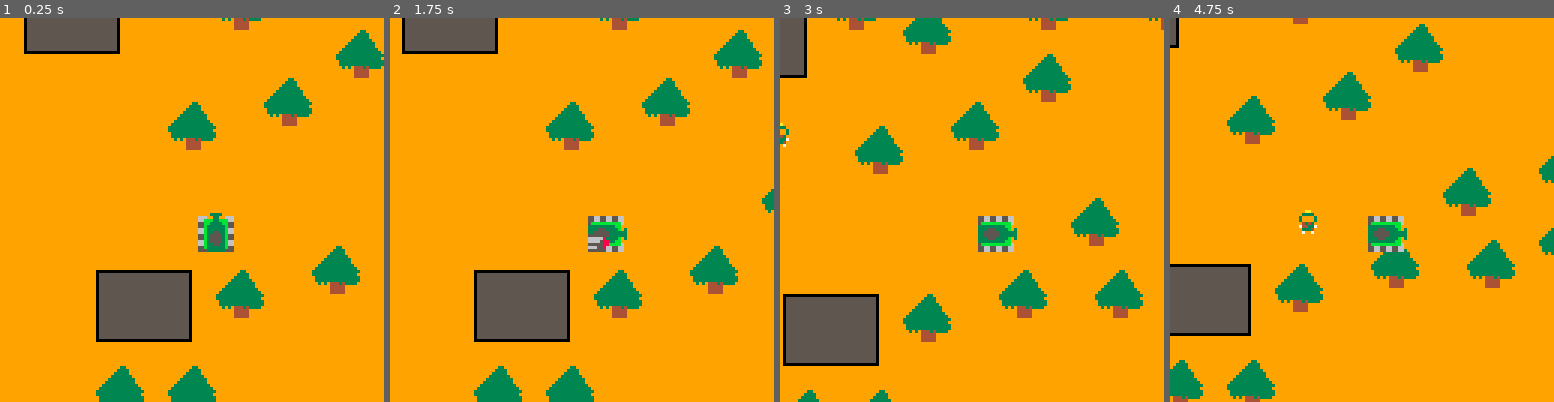
Above: before the commit, frames 1-4 (left to right).
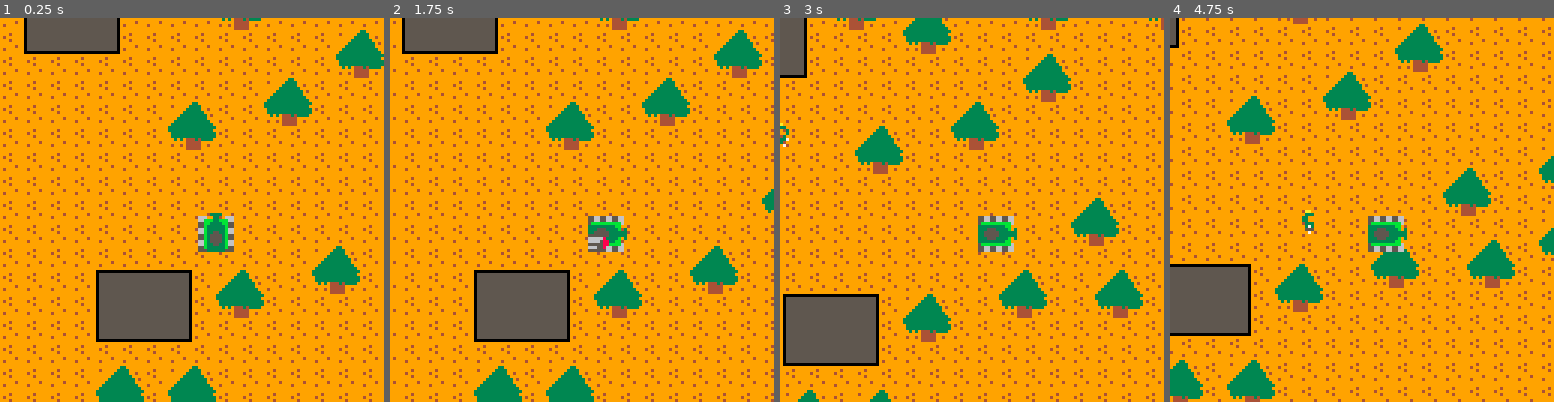
Above: after the commit, the same moments.

Repository: wire8/fly
Game: PICO-8 cartridge tank/tank.p8
The game is run twice, just before and just after one commit, with the same random seed, the same clock (stepped at 60 frames per second) and the same inputs.
Inputs:
- Up to frame 1 (0.25 s): no input
- Up to frame 2 (1.75 s): tap X (X key) at 0.33, 1.07 s; tap O (Z key) at 0.7, 1.7 s; hold Right from 1.6 s (still down)
- Up to frame 3 (3 s): tap X (X key) at 1.85, 2.97 s; release Right at 2.1 s; tap O (Z key) at 2.1, 2.5, 2.9 s; hold Up 2.15-2.42 s; hold Right from 2.47 s (still down)
- Up to frame 4 (4.75 s): release Right at 3.03 s; hold Left 3.08-3.58 s; tap O (Z key) every 0.4 s from 3.3 to 4.5 s; hold Down 3.63-3.97 s; hold Right 4.02-4.68 s; tap X (X key) at 4.08 s; hold Up from 4.73 s (still down)

The runs differ from the first frame. In frame 1, 6.6% of the frame differs, in the area x 0-100%, y 0-100%; in frame 2, 6.6%; in frame 3, 6.6%; in frame 4, 6.8%.

Commit message:
Feat: Add sfx, improve assets

Diff:
--- a/tank/tank.p8
+++ b/tank/tank.p8
@@ -113,19 +113,31 @@
 
 function draw_enemy()
   if (enemy.alive) then
+   if (enemy.direction==top) then
+    spr(112,enemy.x,enemy.y)
+   elseif (enemy.direction==bottom) then
     spr(enemy.sprite,enemy.x,enemy.y)
+   elseif (enemy.direction==left) then
+    spr(80,enemy.x,enemy.y)
+   elseif (enemy.direction==right) then
+    spr(96,enemy.x,enemy.y)
+   end
   end
 end
 
 function move_player()
   if (not player.alive) return
   if (btn(left)) then
+    sfx(0, 0, 300, 3)
     move(player, left)
   elseif (btn(right)) then
+    sfx(0, 0, 300, 3)
     move(player, right)
-  elseif(btn(top)) then
+  elseif (btn(top)) then
+    sfx(0, 0, 300, 3)
     move(player, top)
   elseif (btn(bottom)) then
+    sfx(0, 0, 300, 3)
     move(player, bottom)
   end
 end
@@ -187,7 +199,8 @@
 end
 
 function fire()
-  if (btn(4) and not bullet.alive) then
+   if (btn(4) and not bullet.alive) then
+    sfx(1)
     bullet.alive=true
     bullet.x = player.x + 1
     bullet.y = player.y - 1
@@ -230,7 +243,7 @@
 00000000000000000000000000000000000000000000000000000000000300000000000000000000000000000000000000000000000000000000000000000000
 000aa000000aa000000aa00000000000000000000000000000000000000000000000000000000000000000000000000000000000000000000000000000000000
 00333300003333000033330000000000000000000000000000000000000000000000000000000000000000000000000000000000000000000000000000000000
-03099030030990300309903000000000000000000000000000000000000000000000000000000000000000000000000000000000000000000000000000000000
+03499430030990300309903000000000000000000000000000000000000000000000000000000000000000000000000000000000000000000000000000000000
 03999930039999300399993000000000000000000000000000000000000000000000000000000000000000000000000000000000000000000000000000000000
 00434300004343000043430000000000000000000000000000000000000000000000000000000000000000000000000000000000000000000000000000000000
 07443370074433700744337000000000000000000000000000000000000000000000000000000000000000000000000000000000000000000000000000000000
@@ -269,12 +282,12 @@
 08999980055555555555555555555555555555505555555055555550055555550555555500000000000000000000000000000000000000000000000000000000
 00888800055555555555555500000000555555505555555000000000000000000555555500000000000000000000000000000000000000000000000000000000
 99999999555555555555555099999999339999990000000068000000000000000000000000000000000000000000000000000000000000000000000000000000
-99999999555555555555555099999993333999990000000068800000000000000000000000000000000000000000000000000000000000000000000000000000
-99999999555555555555555099999933333999990000000068000000000000000000000000000000000000000000000000000000000000000000000000000000
-99999999555555555555555099999333333399990000000060000000000000000000000000000000000000000000000000000000000000000000000000000000
-99999999555555555555555099993333333339990000005555500000000000000000000000000000000000000000000000000000000000000000000000000000
-99999999555555555555555099933333333339990000055555550000000000000000000000000000000000000000000000000000000000000000000000000000
-99999999555555555555555099333333333333990000555555555000000000000000000000000000000000000000000000000000000000000000000000000000
+99949999555555555555555094999993333999990000000068800000000000000000000000000000000000000000000000000000000000000000000000000000
+94999999555555555555555099999933333994990000000068000000000000000000000000000000000000000000000000000000000000000000000000000000
+99949999555555555555555099999333333399990000000060000000000000000000000000000000000000000000000000000000000000000000000000000000
+99999999555555555555555099993333333339490000005555500000000000000000000000000000000000000000000000000000000000000000000000000000
+99999499555555555555555099933333333339990000055555550000000000000000000000000000000000000000000000000000000000000000000000000000
+94999999555555555555555099333333333333990000555555555000000000000000000000000000000000000000000000000000000000000000000000000000
 99999999555555555555555093333333333333390005555555555500000000000000000000000000000000000000000000000000000000000000000000000000
 00000000000000000000000033333333333333330055555999555550000000000000000000000000000000000000000000000000000000000000000000000000
 00000000000000000000000033333333333333390555555999555555000000000000000000000000000000000000000000000000000000000000000000000000
@@ -282,7 +295,7 @@
 00000000000000000000000093333333333333335555555999555555000000000000000000000000000000000000000000000000000000000000000000000000
 0000000000000000000000009939394443433339dddddddddddddddd000000000000000000000000000000000000000000000000000000000000000000000000
 00000000000000000000000099999944444999990000000000000000000000000000000000000000000000000000000000000000000000000000000000000000
-00000000000000000000000099999944444999990000000000000000000000000000000000000000000000000000000000000000000000000000000000000000
+00000000000000000000000094994944444994990000000000000000000000000000000000000000000000000000000000000000000000000000000000000000
 00000000000000000000000099999944444999990000000000000000000000000000000000000000000000000000000000000000000000000000000000000000
 __map__
 9090909090909090909090909093949090909090909090909090909090909090909090909090909090909090909090909000000000000000000000000000000000000000000000000000000000000000000000000000000000000000000000000000000000000000000000000000000000000000000000000000000000000000
